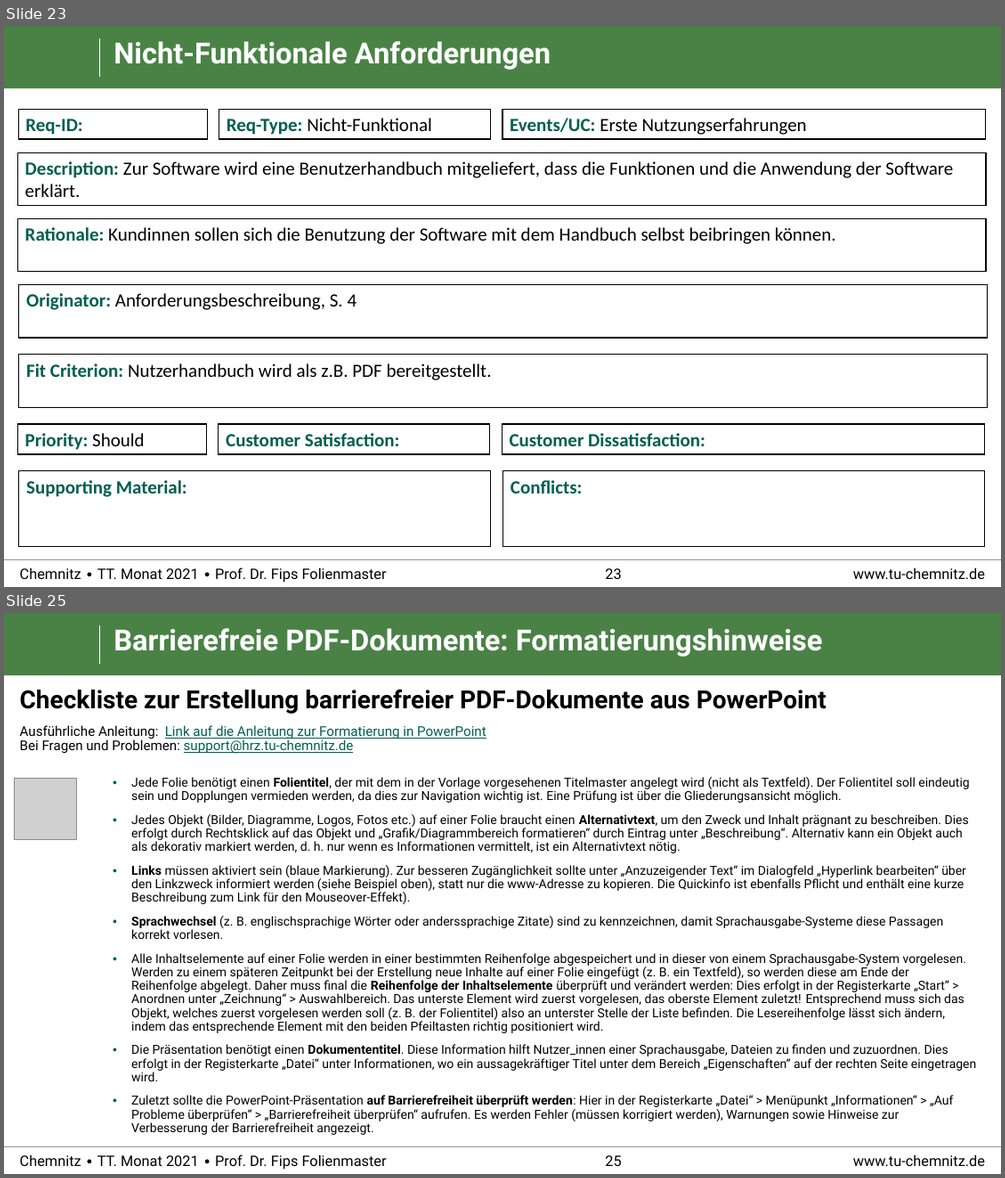
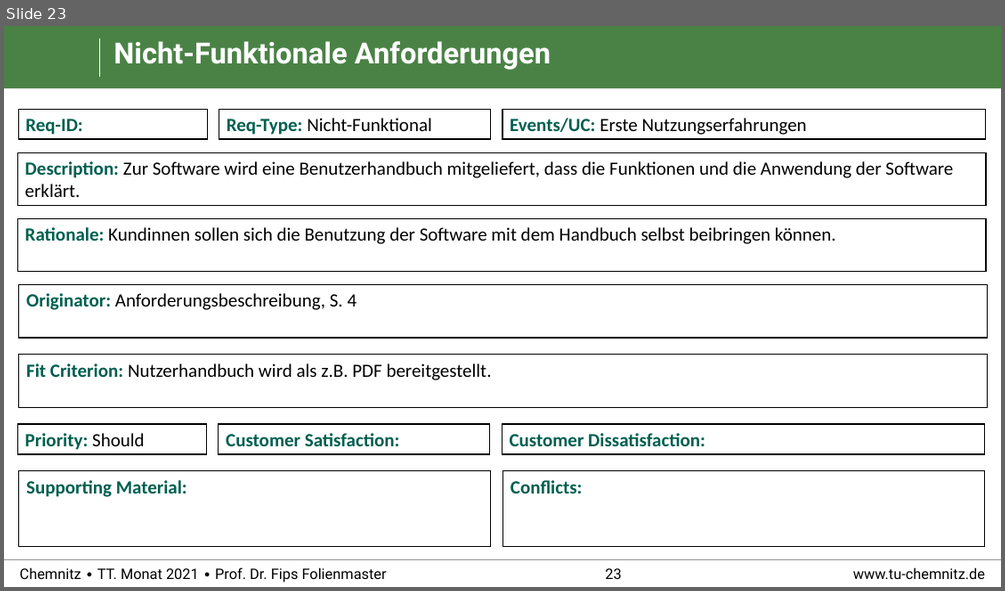
Before and after one commit to RealBiggerBo/Softwaretechnik, a slide deck: SnowCards_Requirements.pptx. Shown one above the other, each under a label of ours: slides 23 and 25 before the commit, slide 23 after it; the slides between them are not shown. The pictures are 1005x1178 and 1005x591 pixels, drawn with LibreOffice and Linux fonts; fonts in the diff are those of the drawing; grey boxes stand for pictures; background and template pictures are left out. Boxes give left, top, right and bottom in pixels: in the first picture for what was removed or moved away, otherwise in the second. Text is boxed around its words. In the diff, an @@ line names an element or a change of style, - is before the commit and + after.

```diff
--- a/SnowCards_Requirements.pptx
+++ b/SnowCards_Requirements.pptx
@@ slide 25 removed at (4,613,1001,1174), background #FFFFFF; not listed: 6 template elements that a slide beside it also shows @@
@@ title removed at (113,628,823,657) @@
-Barrierefreie PDF-Dokumente: Formatierungshinweise
@@ text removed at (20,689,826,754) @@
-Checkliste zur Erstellung barrierefreier PDF-Dokumente aus PowerPoint
-Ausführliche Anleitung: Link auf die Anleitung zur Formatierung in PowerPoint
-Bei Fragen und Problemen: support@hrz.tu-chemnitz.de
@@ picture removed at (14,778,76,840) @@
@@ text removed at (131,777,976,1135) @@
-• Jede Folie benötigt einen Folientitel, der mit dem in der Vorlage vorgesehenen Titelmaster angelegt wird (nicht als Textfeld). Der Folientitel soll eindeutig sein und Dopplungen vermieden werden, da dies zur Navigation wichtig ist. Eine Prüfung ist über die Gliederungsansicht möglich.
-• Jedes Objekt (Bilder, Diagramme, Logos, Fotos etc.) auf einer Folie braucht einen Alternativtext, um den Zweck und Inhalt prägnant zu beschreiben. Dies erfolgt durch Rechtsklick auf das Objekt und „Grafik/Diagrammbereich formatieren“ durch Eintrag unter „Beschreibung“. Alternativ kann ein Objekt auch als dekorativ markiert werden, d. h. nur wenn es Informationen vermittelt, ist ein Alternativtext nötig.
-• Links müssen aktiviert sein (blaue Markierung). Zur besseren Zugänglichkeit sollte unter „Anzuzeigender Text“ im Dialogfeld „Hyperlink bearbeiten“ über den Linkzweck informiert werden (siehe Beispiel oben), statt nur die www-Adresse zu kopieren. Die Quickinfo ist ebenfalls Pflicht und enthält eine kurze Beschreibung zum Link für den Mouseover-Effekt).
-• Sprachwechsel (z. B. englischsprachige Wörter oder anderssprachige Zitate) sind zu kennzeichnen, damit Sprachausgabe-Systeme diese Passagen korrekt vorlesen.
-• Alle Inhaltselemente auf einer Folie werden in einer bestimmten Reihenfolge abgespeichert und in dieser von einem Sprachausgabe-System vorgelesen. Werden zu einem späteren Zeitpunkt bei der Erstellung neue Inhalte auf einer Folie eingefügt (z. B. ein Textfeld), so werden diese am Ende der Reihenfolge abgelegt. Daher muss final die Reihenfolge der Inhaltselemente überprüft und verändert werden: Dies erfolgt in der Registerkarte „Start“ > Anordnen unter „Zeichnung“ > Auswahlbereich. Das unterste Element wird zuerst vorgelesen, das oberste Element zuletzt! Entsprechend muss sich das Objekt, welches zuerst vorgelesen werden soll (z. B. der Folientitel) also an unterster Stelle der Liste befinden. Die Lesereihenfolge lässt sich ändern, indem das entsprechende Element mit den beiden Pfeiltasten richtig positioniert wird.
-• Die Präsentation benötigt einen Dokumententitel. Diese Information hilft Nutzer_innen einer Sprachausgabe, Dateien zu finden und zuzuordnen. Dies erfolgt in der Registerkarte „Datei“ unter Informationen, wo ein aussagekräftiger Titel unter dem Bereich „Eigenschaften“ auf der rechten Seite eingetragen wird.
-• Zuletzt sollte die PowerPoint-Präsentation auf Barrierefreiheit überprüft werden: Hier in der Registerkarte „Datei“ > Menüpunkt „Informationen“ > „Auf Probleme überprüfen“ > „Barrierefreiheit überprüfen“ aufrufen. Es werden Fehler (müssen korrigiert werden), Warnungen sowie Hinweise zur Verbesserung der Barrierefreiheit angezeigt.
```
Also in this commit, not shown: 1 slide changed, 4 slides added.
